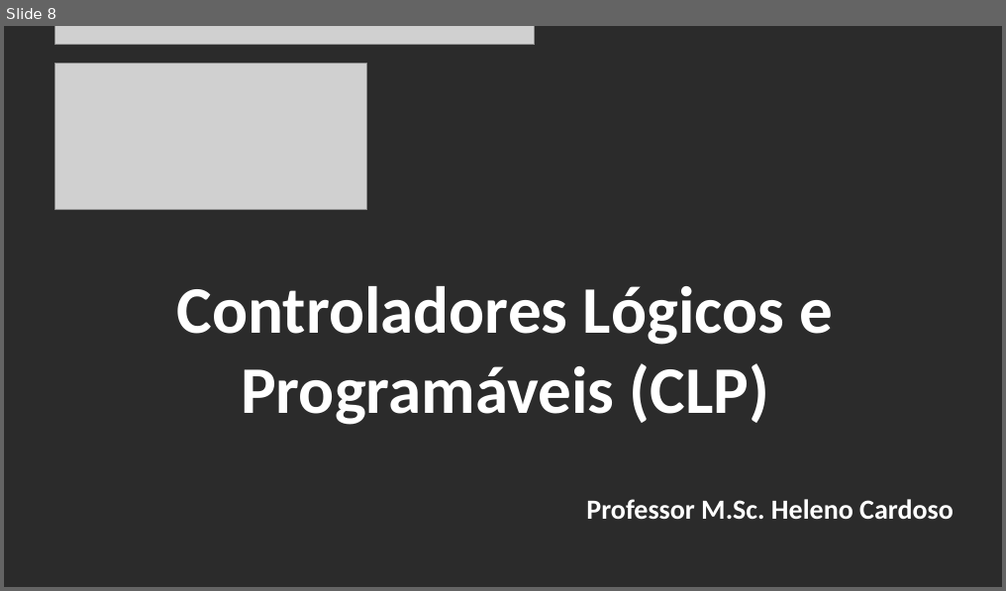
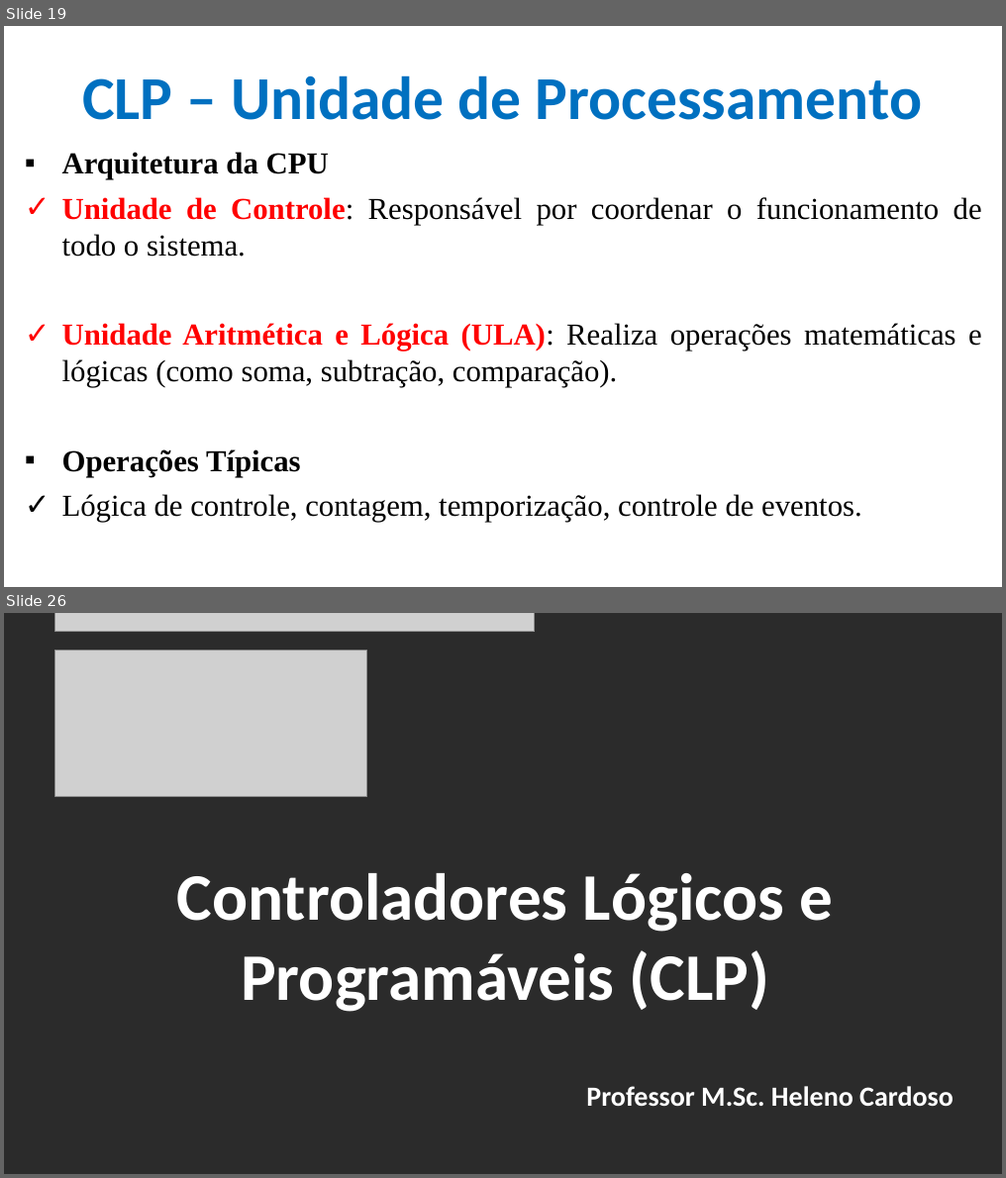
Before and after one commit to CloudEducationBrazil/WydenUniRuyControladoresLogicosProgCLP, a slide deck: 01 Classes/Aula2 - CLP - Arquitetura.pptx. Shown one above the other, each under a label of ours: slide 8 before the commit, slides 19 and 26 after it; the slides between them are not shown. The pictures are 1006x591 and 1006x1178 pixels, drawn with LibreOffice and Linux fonts; fonts in the diff are those of the drawing; grey boxes stand for pictures; background and template pictures are left out; a plain dark background stands for a picture behind light text. Boxes give left, top, right and bottom in pixels: in the first picture for what was removed or moved away, otherwise in the second. Text is boxed around its words. In the diff, an @@ line names an element or a change of style, - is before the commit and + after.

```diff
--- a/01 Classes/Aula2 - CLP - Arquitetura.pptx
+++ b/01 Classes/Aula2 - CLP - Arquitetura.pptx
@@ slide 19 added at [4,26,1002,587], background picture (left out) @@
@@ title added at [82,76,923,120], 44 pt, text #0070C0, bold @@
+CLP – Unidade de Processamento
@@ text added at [62,152,982,523], 22 pt, text #000000 @@
+▪ Arquitetura da CPU
+✓ Unidade de Controle: Responsável por coordenar o funcionamento de todo o sistema.
+✓ Unidade Aritmética e Lógica (ULA): Realiza operações matemáticas e lógicas (como soma, subtração, comparação).
+▪ Operações Típicas
+✓ Lógica de controle, contagem, temporização, controle de eventos.
@@ what was slide 8 is now slide 26 @@
```
Also in this commit, not shown: 5 slides changed, 17 other slides added, 2 other files.
